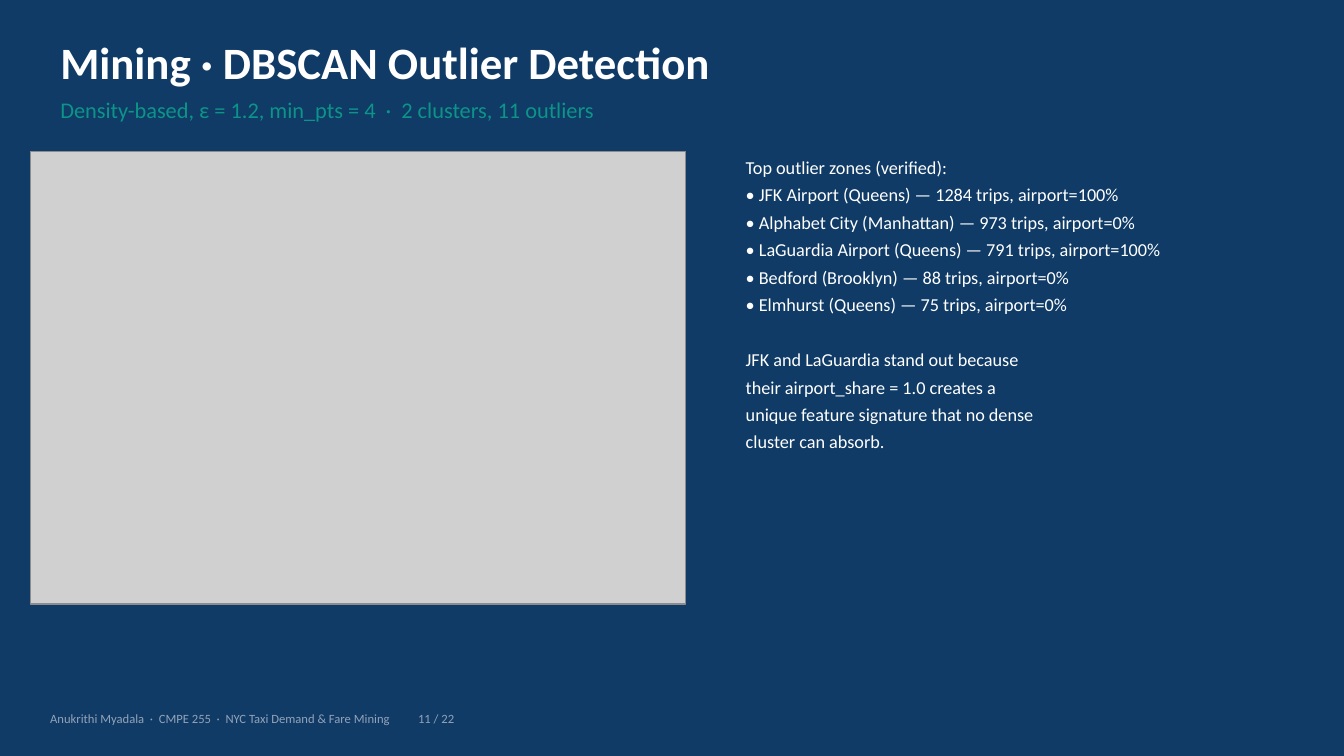
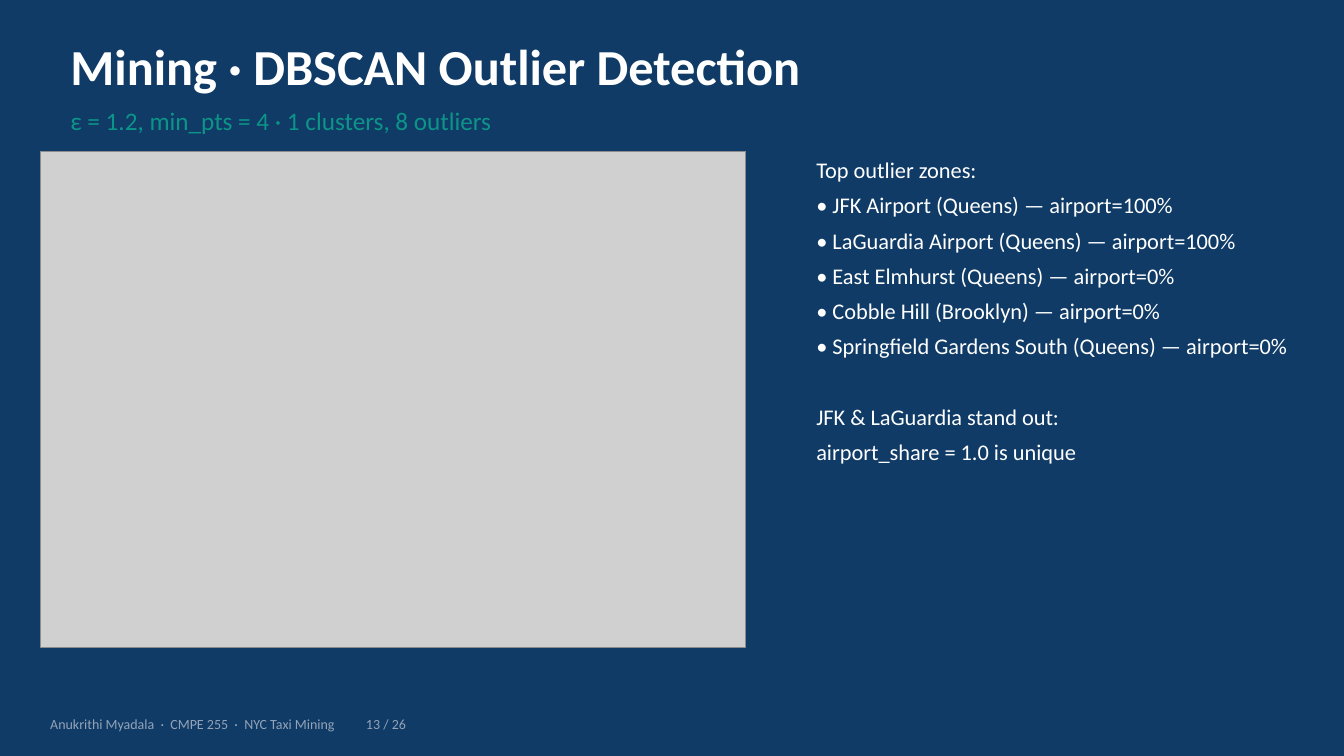
Before and after one commit to anu-myadala/255finalprojectanu, a slide deck: slide 13 of Taxi_Project_Presentation.pptx (slide 11 before the commit). Drawn at 1344x756 pixels with LibreOffice and Linux fonts; fonts in the diff are those of the drawing; grey boxes stand for pictures. Boxes give left, top, right and bottom in pixels: in the first picture for what was removed or moved away, otherwise in the second. Text is boxed around its words. In the diff, an @@ line names an element or a change of style, - is before the commit and + after.

```diff
--- a/Taxi_Project_Presentation.pptx
+++ b/Taxi_Project_Presentation.pptx
@@ text "Mining · DBSCAN Outlier Detection": place and size @@
-text "Mining · DBSCAN Outlier Detection" at box(60, 47, 709, 87)
+text "Mining · DBSCAN Outlier Detection" at box(70, 49, 801, 94)
@@ text "Mining · DBSCAN Outlier Detection" at box(70, 49, 801, 94): size 32 to 36 pt @@
@@ text at box(70, 112, 491, 134): text changed; size 16 to 18 pt @@
-Density-based, ε = 1.2, min_pts = 4 · 2 clusters, 11 outliers
+ε = 1.2, min_pts = 4 · 1 clusters, 8 outliers
@@ picture: place and size @@
-picture at box(30, 151, 686, 604)
+picture at box(40, 151, 746, 647)
@@ text at box(816, 162, 1287, 464): text changed; size 13 to 16 pt @@
-Top outlier zones (verified):
-• JFK Airport (Queens) — 1284 trips, airport=100%
-• Alphabet City (Manhattan) — 973 trips, airport=0%
-• LaGuardia Airport (Queens) — 791 trips, airport=100%
-• Bedford (Brooklyn) — 88 trips, airport=0%
-• Elmhurst (Queens) — 75 trips, airport=0%
-JFK and LaGuardia stand out because
-their airport_share = 1.0 creates a
-unique feature signature that no dense
-cluster can absorb.
+Top outlier zones:
+• JFK Airport (Queens) — airport=100%
+• LaGuardia Airport (Queens) — airport=100%
+• East Elmhurst (Queens) — airport=0%
+• Cobble Hill (Brooklyn) — airport=0%
+• Springfield Gardens South (Queens) — airport=0%
+JFK & LaGuardia stand out:
+airport_share = 1.0 is unique
@@ text at box(50, 719, 406, 732): text changed; size 9 to 10 pt @@
-Anukrithi Myadala · CMPE 255 · NYC Taxi Demand & Fare Mining 11 / 22
+Anukrithi Myadala · CMPE 255 · NYC Taxi Mining 13 / 26
```
Also in this commit, not shown: 18 other slides changed, 7 slides added, 3 slides removed, 3 other files.
